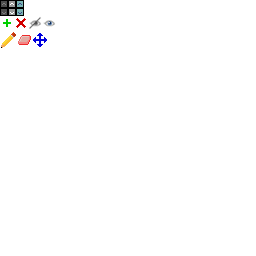
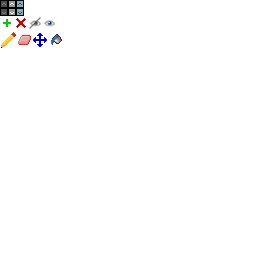
Layered file, before and after one edit (256px x 256px). Changes by layer:
added layer "fill" above "move" over bbox(51, 34, 62, 45)
